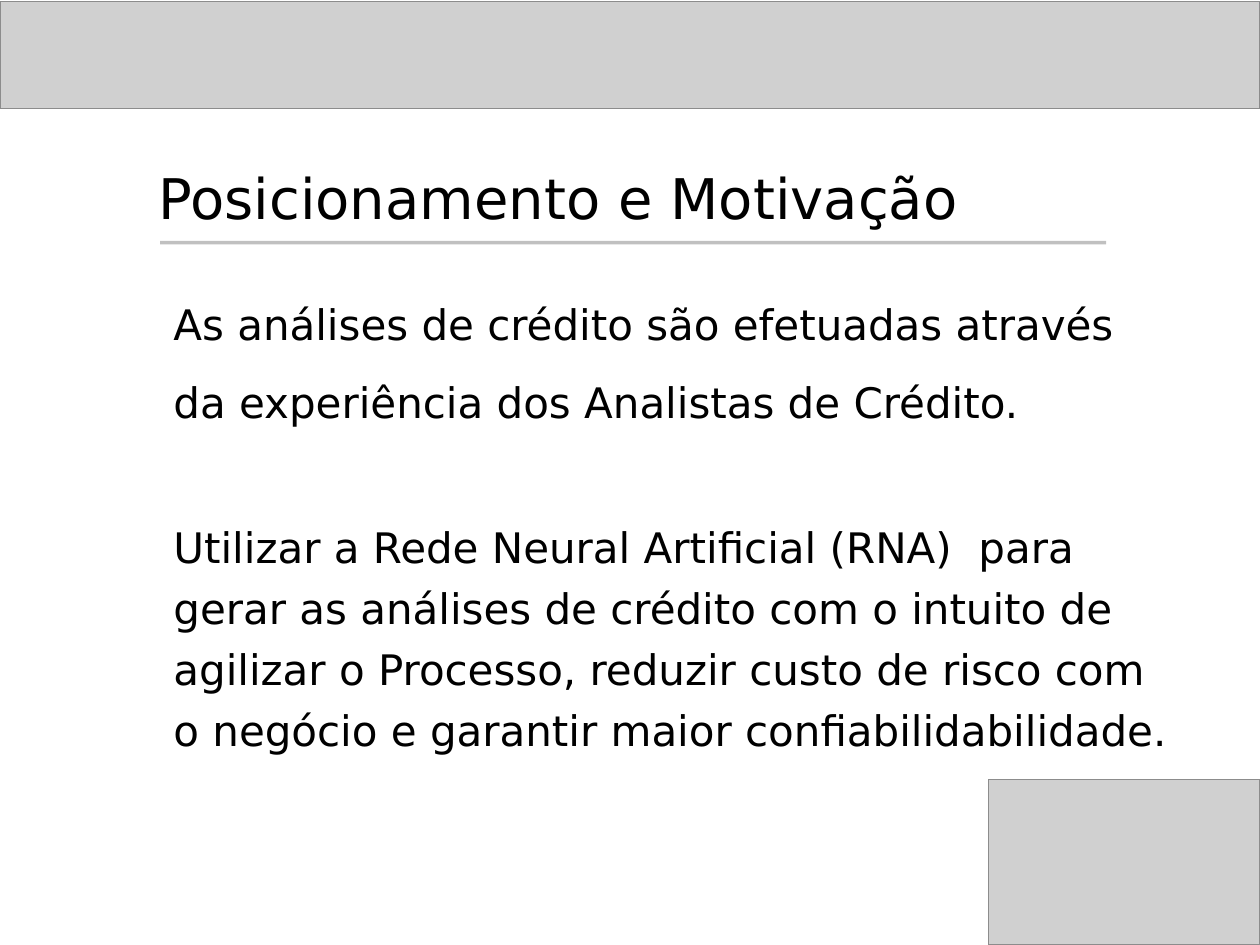
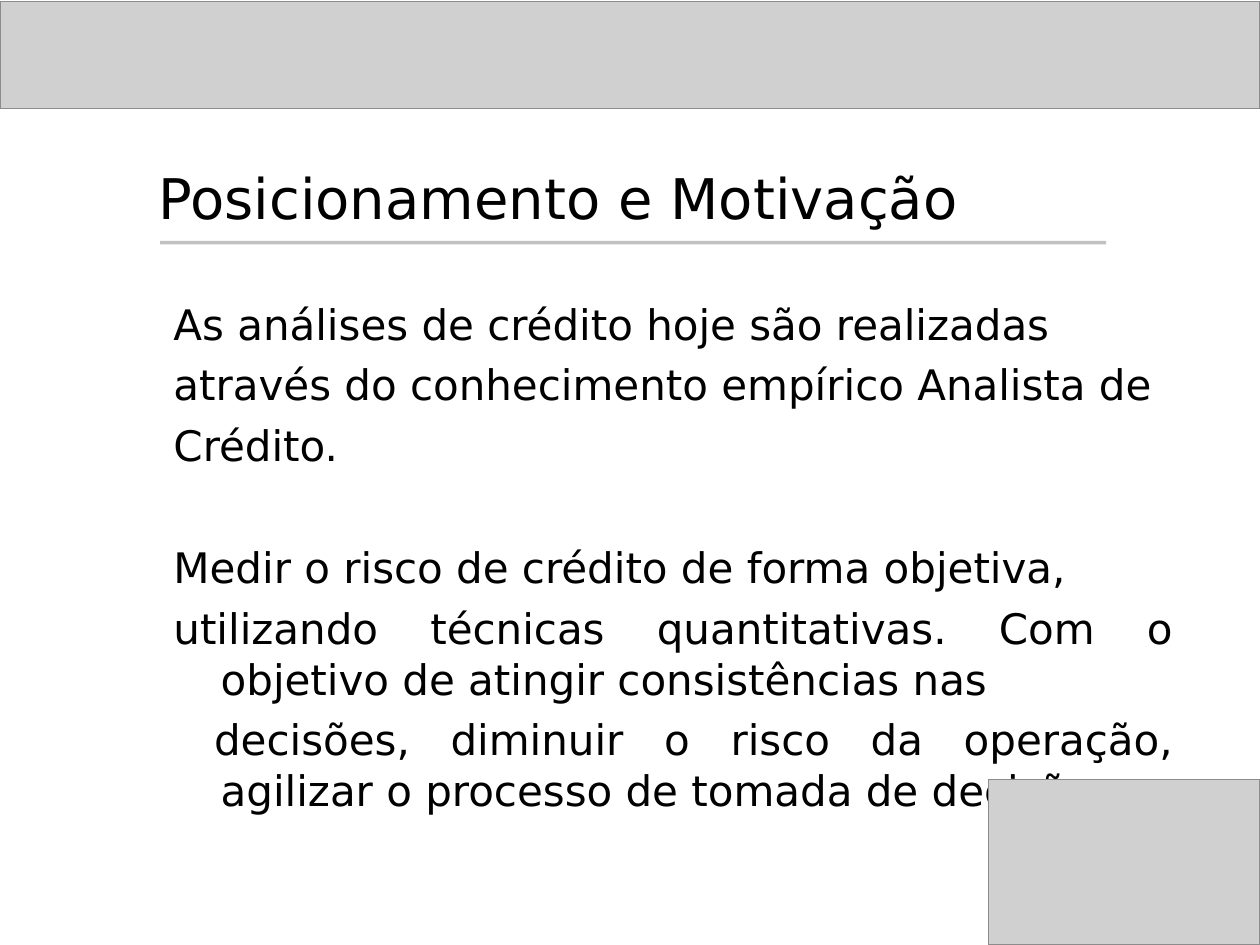
Before and after one commit to rcabral/creditanalyst, a slide deck: slide 3 of Apresentacao_Hermes/Apresentacao_Hermes.ppt. Drawn at 1260x945 pixels with LibreOffice and Linux fonts; fonts in the diff are those of the drawing; grey boxes stand for pictures; background and template pictures are left out. Boxes give left, top, right and bottom in pixels: in the first picture for what was removed or moved away, otherwise in the second. Text is boxed around its words. In the diff, an @@ line names an element or a change of style, - is before the commit and + after.

```diff
--- a/Apresentacao_Hermes/Apresentacao_Hermes.ppt
+++ b/Apresentacao_Hermes/Apresentacao_Hermes.ppt
@@ text at bbox=[173, 306, 1173, 815]: text changed @@
-As análises de crédito são efetuadas através
-da experiência dos Analistas de Crédito.
-Utilizar a Rede Neural Artificial (RNA) para
-gerar as análises de crédito com o intuito de
-agilizar o Processo, reduzir custo de risco com
-o negócio e garantir maior confiabilidabilidade.
+As análises de crédito hoje são realizadas
+através do conhecimento empírico Analista de
+Crédito.
+Medir o risco de crédito de forma objetiva,
+utilizando técnicas quantitativas. Com o objetivo de atingir consistências nas
+decisões, diminuir o risco da operação, agilizar o processo de tomada de decisão.
```
Also in this commit, not shown: 11 other slides changed, 2 slides added, 2 slides removed.
